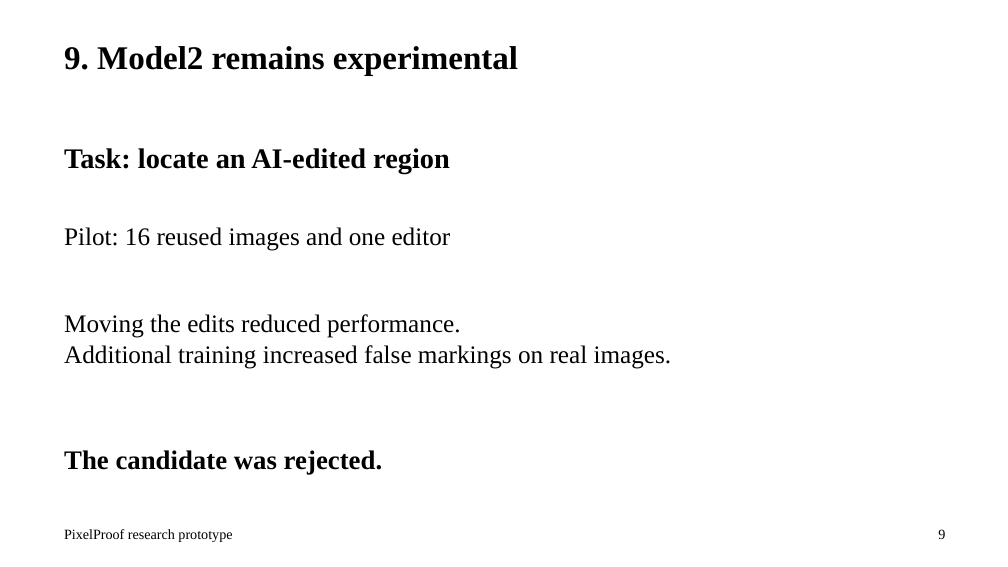
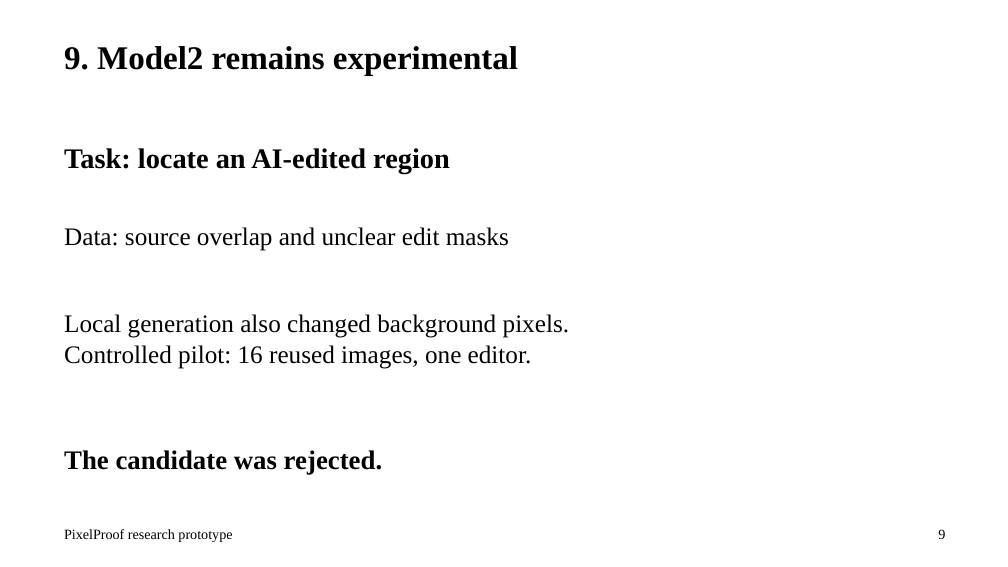
Before and after one commit to EfeHanKeles346/ai-image-detector, a slide deck: slide 9 of rapor/final_2026/deliverables/CS395_Presentation_EfeHan_Keles_29September2026.pptx. Drawn at 1008x567 pixels with LibreOffice and Linux fonts; fonts in the diff are those of the drawing. Boxes give left, top, right and bottom in pixels: in the first picture for what was removed or moved away, otherwise in the second. Text is boxed around its words. In the diff, an @@ line names an element or a change of style, - is before the commit and + after.

```diff
--- a/rapor/final_2026/deliverables/CS395_Presentation_EfeHan_Keles_29September2026.pptx
+++ b/rapor/final_2026/deliverables/CS395_Presentation_EfeHan_Keles_29September2026.pptx
@@ text at [64, 227, 509, 251]: text changed @@
-Pilot: 16 reused images and one editor
+Data: source overlap and unclear edit masks
@@ text at [64, 314, 569, 369]: text changed @@
-Moving the edits reduced performance.
-Additional training increased false markings on real images.
+Local generation also changed background pixels.
+Controlled pilot: 16 reused images, one editor.
```
Also in this commit, not shown: 25 other files.
